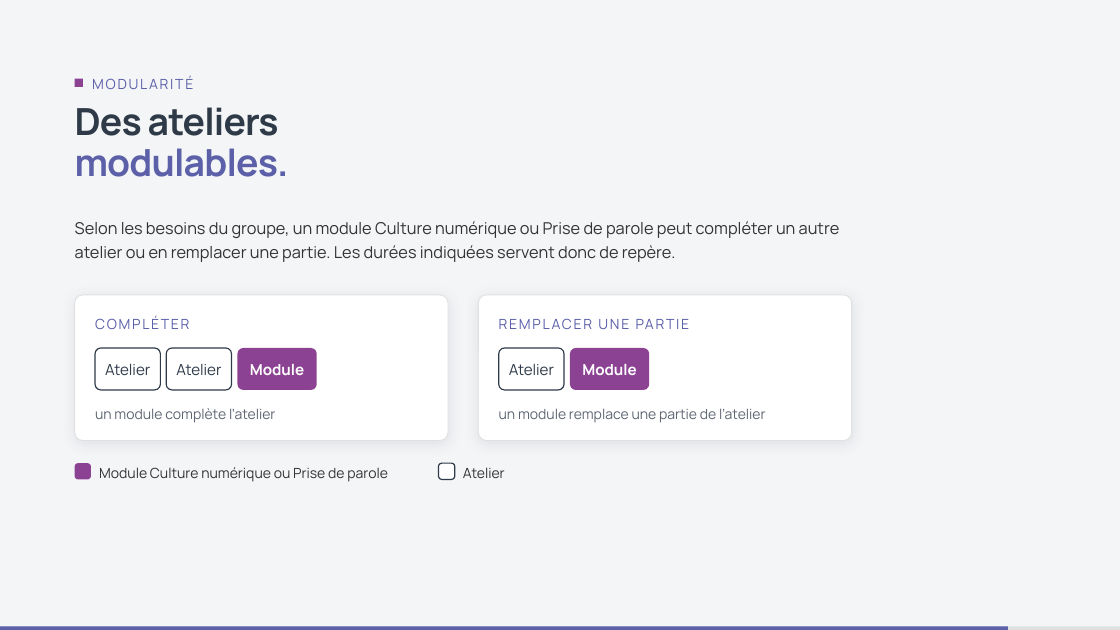
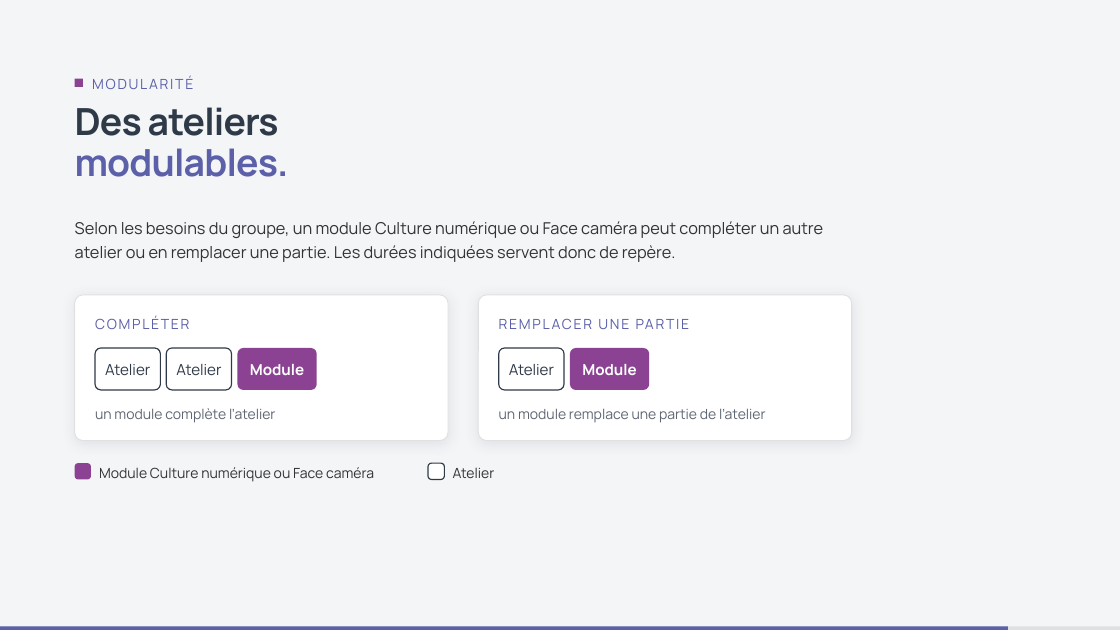
Before and after one commit to DigitalFactory-lab/Catalogue-DigitalFactory, a slide deck: slide 9 of Types-ateliers-Digital-Factory.pptx. Drawn at 1120x630 pixels with LibreOffice and Linux fonts; fonts in the diff are those of the drawing. Boxes give left, top, right and bottom in pixels: in the first picture for what was removed or moved away, otherwise in the second. Text is boxed around its words. In the diff, an @@ line names an element or a change of style, - is before the commit and + after.

```diff
--- a/Types-ateliers-Digital-Factory.pptx
+++ b/Types-ateliers-Digital-Factory.pptx
@@ text at (75,221,824,262): text changed @@
-Selon les besoins du groupe, un module Culture numérique ou Prise de parole peut compléter un autre atelier ou en remplacer une partie. Les durées indiquées servent donc de repère.
+Selon les besoins du groupe, un module Culture numérique ou Face caméra peut compléter un autre atelier ou en remplacer une partie. Les durées indiquées servent donc de repère.
@@ text at (99,467,374,482): text changed @@
-Module Culture numérique ou Prise de parole
+Module Culture numérique ou Face caméra
@@ rounded rectangle: place and size @@
-rounded rectangle at (439,463,455,479)
+rounded rectangle at (429,463,444,479)
@@ text "Atelier": place and size @@
-text "Atelier" at (463,467,505,478)
+text "Atelier" at (453,468,495,478)
```
Also in this commit, not shown: 5 other slides changed, 11 other files.
